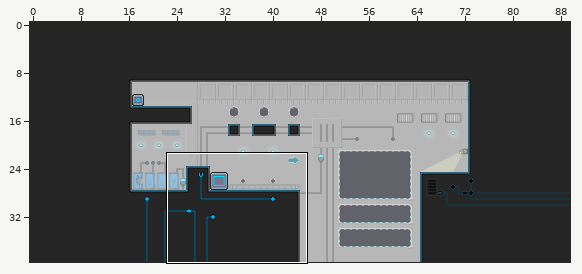
Tiled map, stored at map-src/untitled.tmx. The picture above shows the old version from afar; the outline marks the close-up.
Close-up. Earlier state:
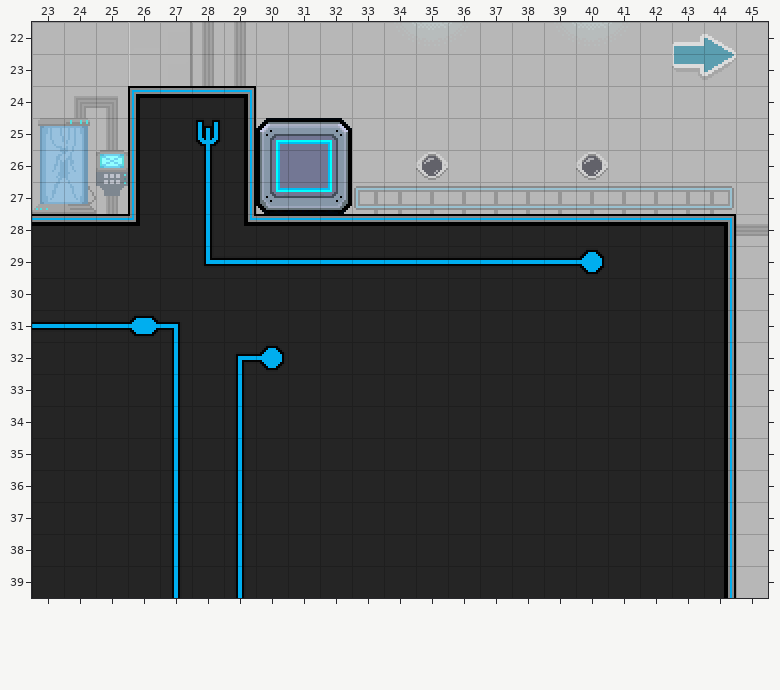
Cells are 16x16 px. Shown: x 23..45, y 22..39.
After:
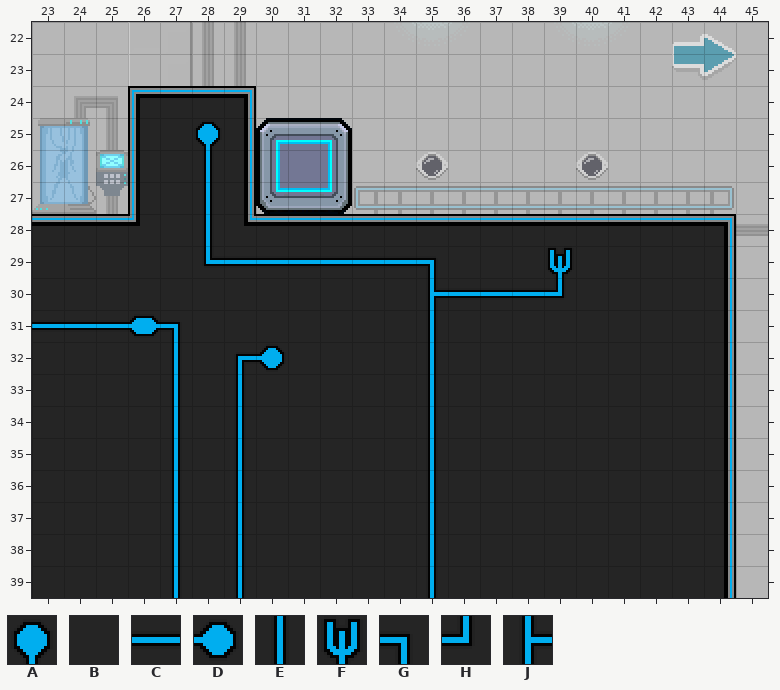
Key: from "main": A 7, B 26, C 33, D 34, E 57, F 59, G 79, H 105, J 108.
_ is an empty cell.
The edit:
Layer "Tile Layer 1":
The edit turns tile F into tile A in row 25 at x 28.
The edit turns tile C into tile B in row 29 at x 36 to 38.
The edit turns tile D into tile B in row 29 at x 40.
The edit turns tile B into tile C in row 30 at x 36 to 38.
The edit turns tile B into tile E in rows 31 to 39 at x 35.
The edit turns tile C into tile F in row 29 at x 39.
The edit turns tile C into tile G in row 29 at x 35.
The edit turns tile B into tile H in row 30 at x 39.
The edit turns tile B into tile J in row 30 at x 35.
